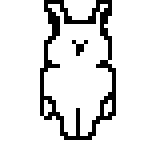
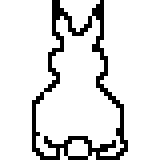
Before/after of a 160px x 160px layered artwork. What changed in the layer stack:
added group "backIdle" with 2 layers above "frontJump" over box(32, 0, 128, 160)
added layer "backIdleShape" in group "backIdle" over box(32, 0, 128, 160)
added layer "backIdleFill" in group "backIdle" over box(36, 16, 124, 156)
hid group "frontJump" (2 layers) over box(40, 0, 116, 140)
